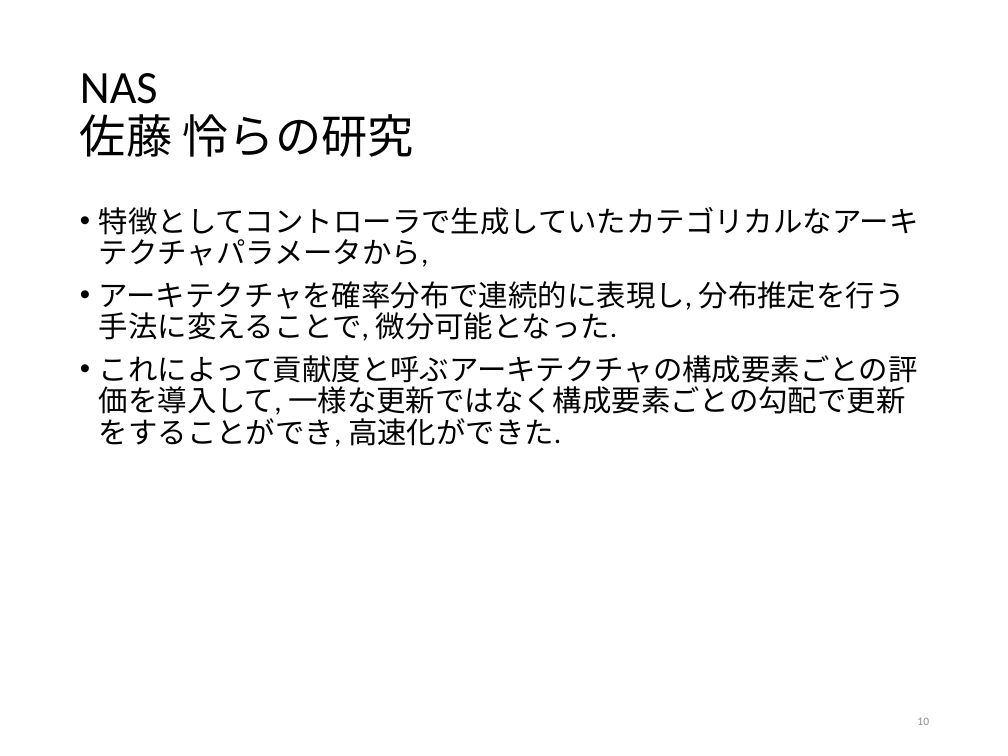
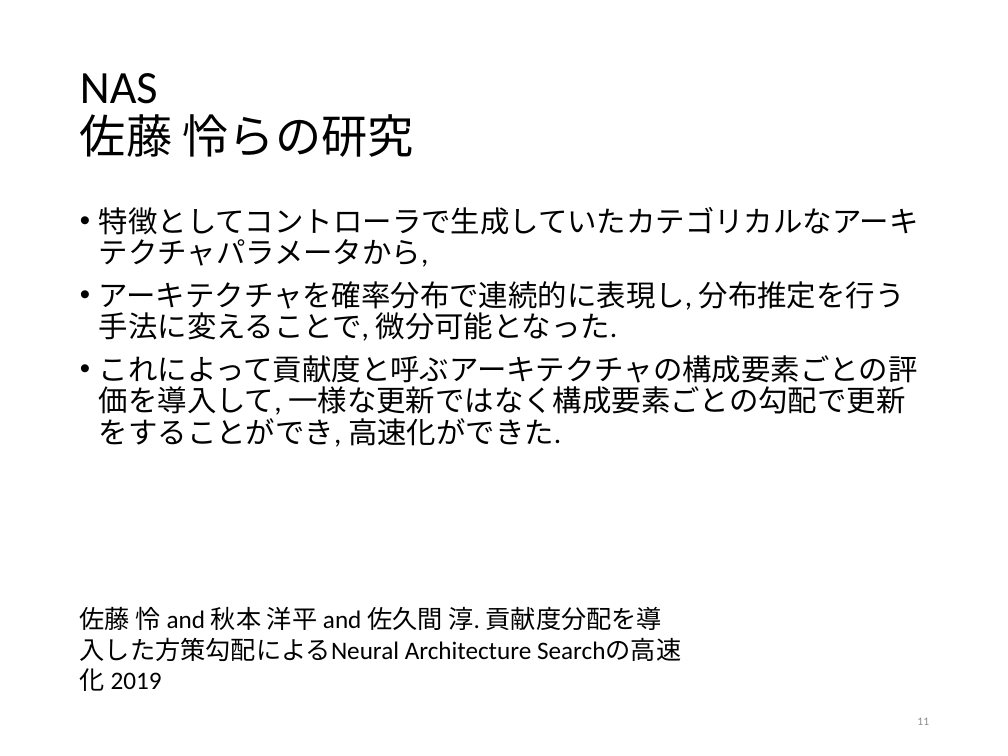
Before and after one commit to tatsuya-sugiyama/WeeklyReport, a slide deck: slide 11 of report/2020前期/2020sugiyama.pptx (slide 10 before the commit). Drawn at 1008x756 pixels with LibreOffice and Linux fonts; fonts in the diff are those of the drawing. Boxes give left, top, right and bottom in pixels: in the first picture for what was removed or moved away, otherwise in the second. Text is boxed around its words. In the diff, an @@ line names an element or a change of style, - is before the commit and + after.

```diff
--- a/report/2020前期/2020sugiyama.pptx
+++ b/report/2020前期/2020sugiyama.pptx
@@ text added at (80, 606, 662, 689), 18 pt, text #000000 @@
+佐藤 怜 and 秋本 洋平 and 佐久間 淳. 貢献度分配を導入した方策勾配によるNeural Architecture Searchの高速化 2019
@@ page number at (917, 718, 929, 725): text changed @@
-10
+11
```
Also in this commit, not shown: 5 other slides changed, 1 slide added, 2 other files.
